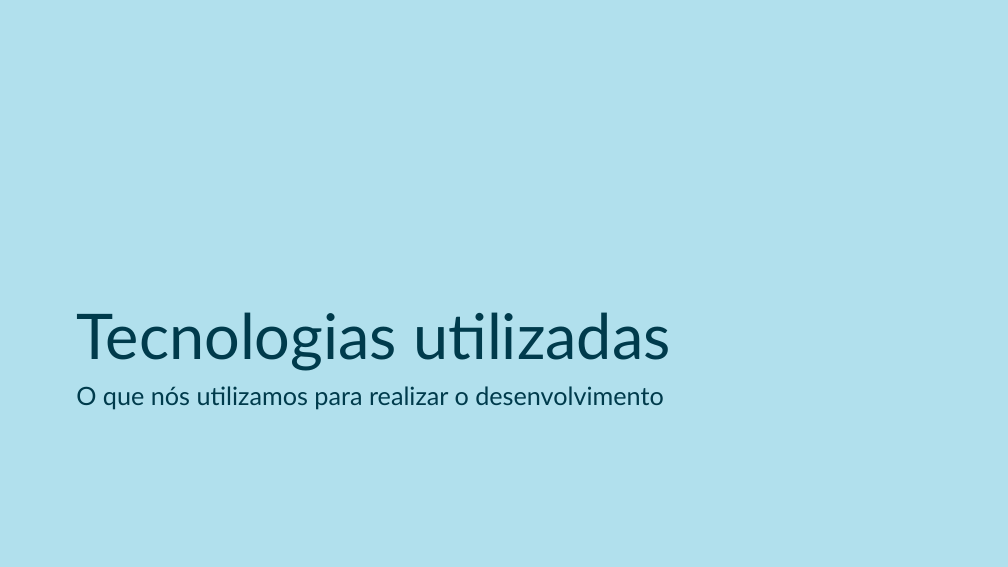
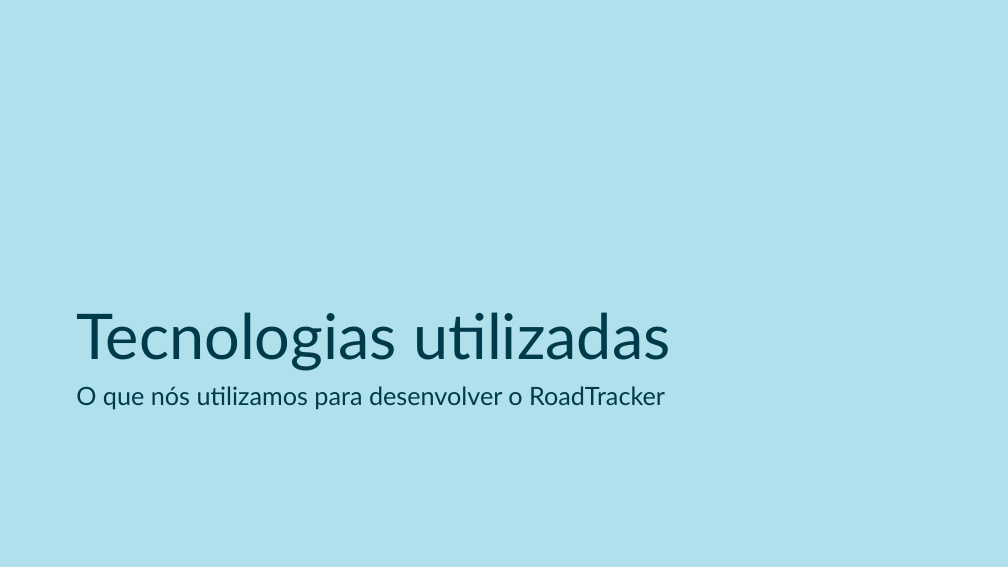
Before and after one commit to Syank/PI-JornadaDeMotoristas, a slide deck: slide 10 of doc/apresentacao_entrega_2/slides_apresentacao_2.pptx. Drawn at 1008x567 pixels with LibreOffice and Linux fonts; fonts in the diff are those of the drawing. Boxes give left, top, right and bottom in pixels: in the first picture for what was removed or moved away, otherwise in the second. Text is boxed around its words. In the diff, an @@ line names an element or a change of style, - is before the commit and + after.

```diff
--- a/doc/apresentacao_entrega_2/slides_apresentacao_2.pptx
+++ b/doc/apresentacao_entrega_2/slides_apresentacao_2.pptx
@@ text at bbox=[76, 386, 665, 409]: text changed @@
-O que nós utilizamos para realizar o desenvolvimento
+O que nós utilizamos para desenvolver o RoadTracker
```
Also in this commit, not shown: 1 other slide changed.
